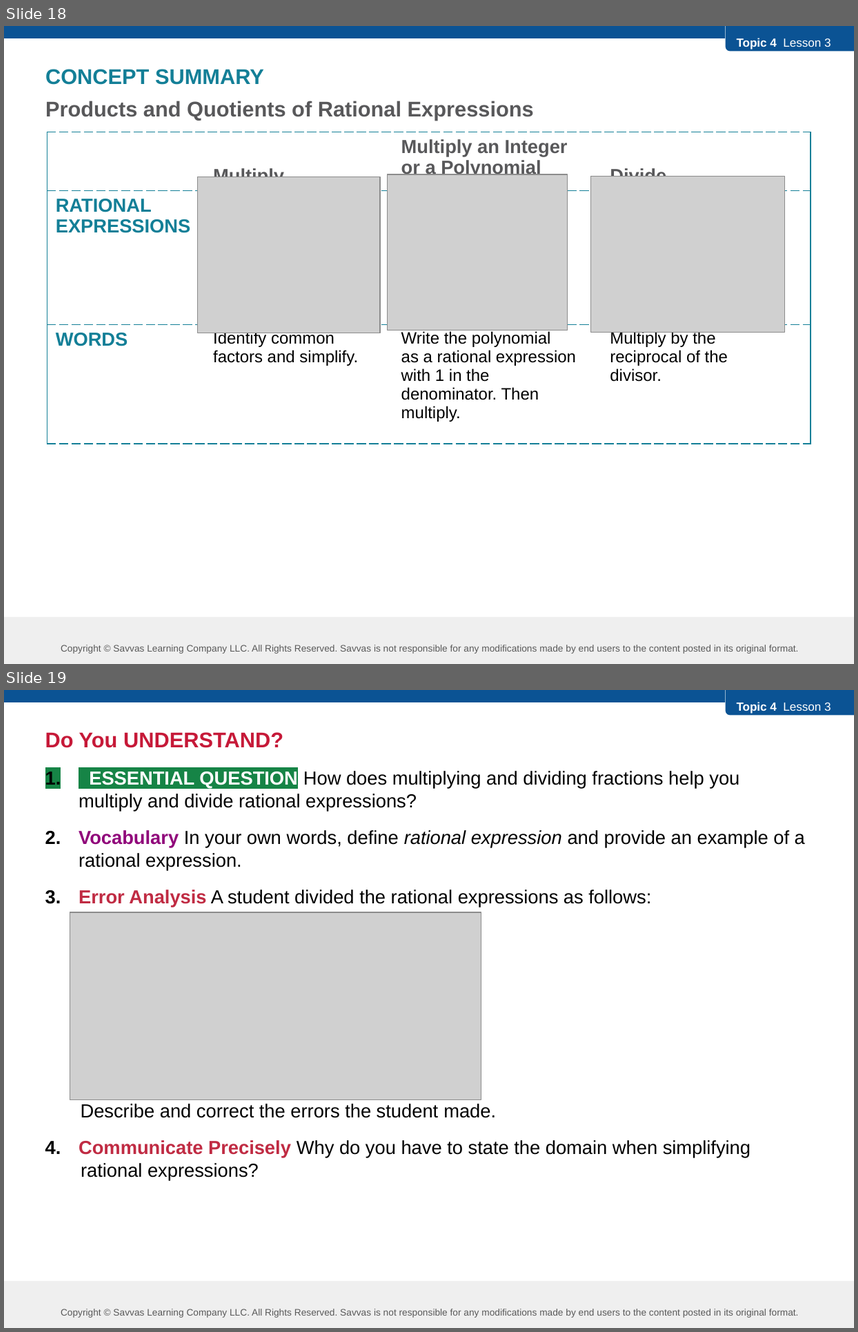
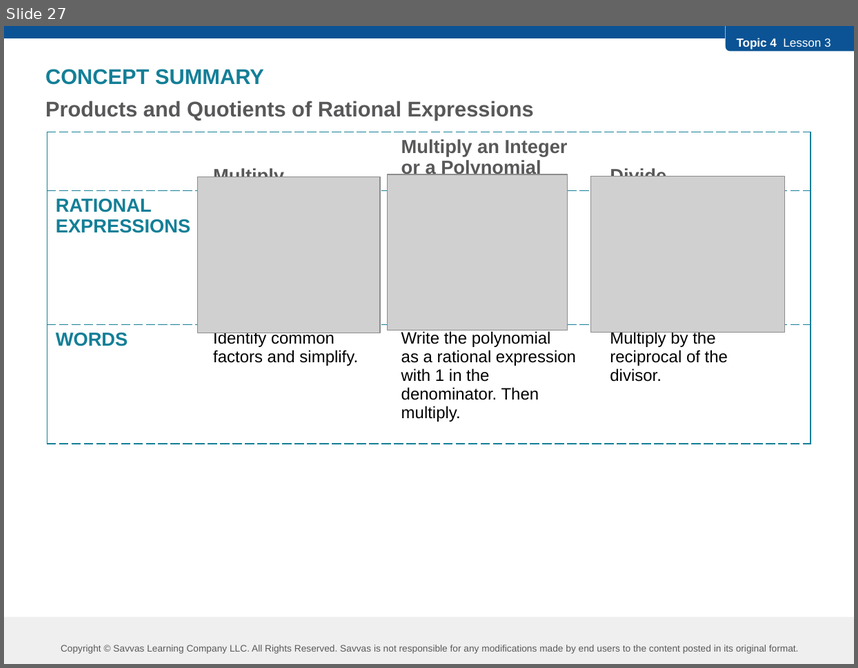
Before and after one commit to robjohncolson/feb25-25, a slide deck: L4-3.pptx. Shown one above the other, each under a label of ours: slides 18 and 19 before the commit, slide 27 after it. The pictures are 858x1332 and 858x668 pixels, drawn with LibreOffice and Linux fonts; fonts in the diff are those of the drawing; grey boxes stand for pictures. Boxes give left, top, right and bottom in pixels: in the first picture for what was removed or moved away, otherwise in the second. Text is boxed around its words. In the diff, an @@ line names an element or a change of style, - is before the commit and + after.

```diff
--- a/L4-3.pptx
+++ b/L4-3.pptx
@@ slide 19 removed at <box>4,690,854,1328</box>, background #FFFFFF; not listed: 5 template elements that a slide beside it also shows @@
@@ text removed at <box>45,732,805,1181</box> @@
-Do You UNDERSTAND?
-1. ESSENTIAL QUESTION How does multiplying and dividing fractions help you multiply and divide rational expressions?
-2. Vocabulary In your own words, define rational expression and provide an example of a rational expression.
-3. Error Analysis A student divided the rational expressions as follows:
-Describe and correct the errors the student made.
-4. Communicate Precisely Why do you have to state the domain when simplifying
-   rational expressions?
@@ picture removed at <box>70,912,481,1100</box> @@
@@ what was slide 18 is now slide 27 @@
```
Also in this commit, not shown: 8 slides changed, 9 slides added, 1 other slide removed, 7 other files.
